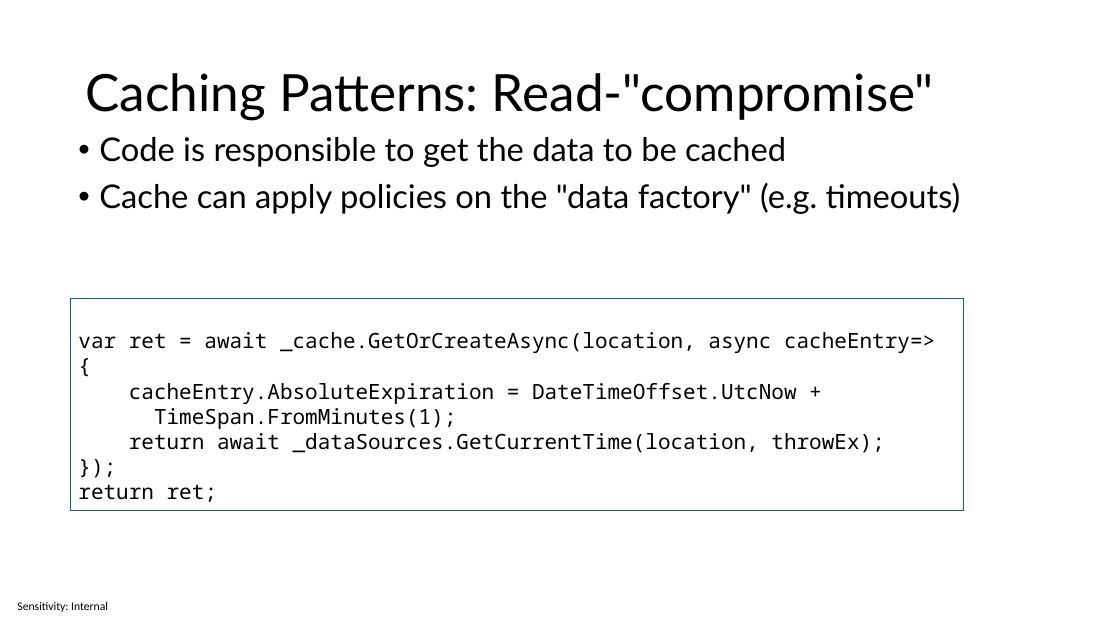
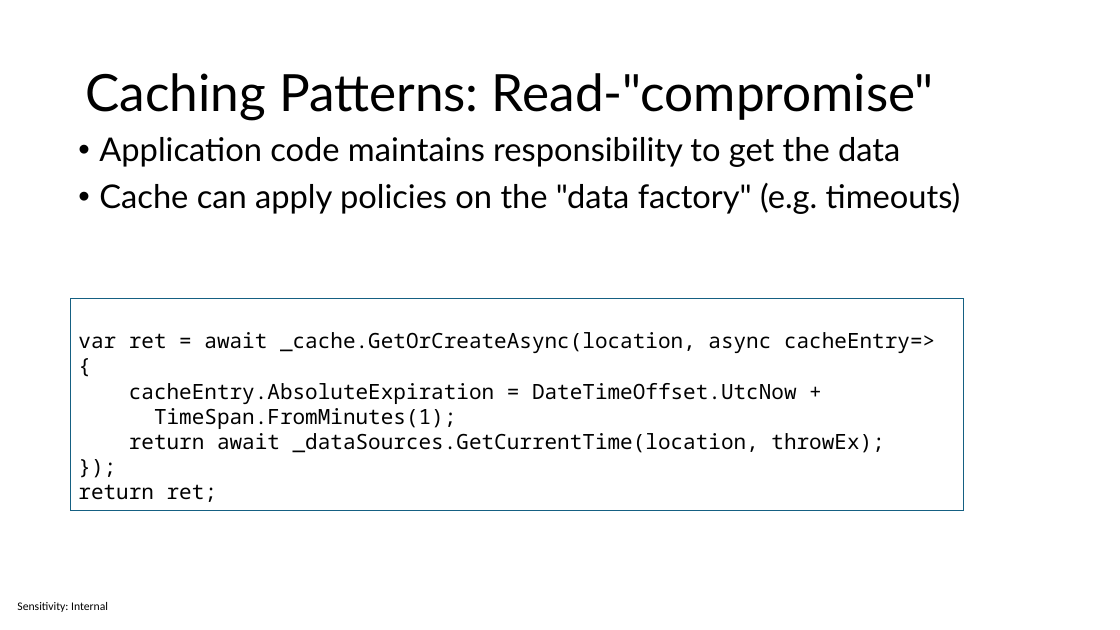
Before and after one commit to sabbadino/cache-like-a-pro-fusion-cache, a slide deck: slide 6 of cache-like-a-pro.pptx. Drawn at 1120x630 pixels with LibreOffice and Linux fonts; fonts in the diff are those of the drawing. Boxes give left, top, right and bottom in pixels: in the first picture for what was removed or moved away, otherwise in the second. Text is boxed around its words. In the diff, an @@ line names an element or a change of style, - is before the commit and + after.

```diff
--- a/cache-like-a-pro.pptx
+++ b/cache-like-a-pro.pptx
@@ text at (99, 137, 900, 167): text changed @@
-• Code is responsible to get the data to be cached
+• Application code maintains responsibility to get the data
```
Also in this commit, not shown: 5 other slides changed, 2 slides added, 1 slide removed.
